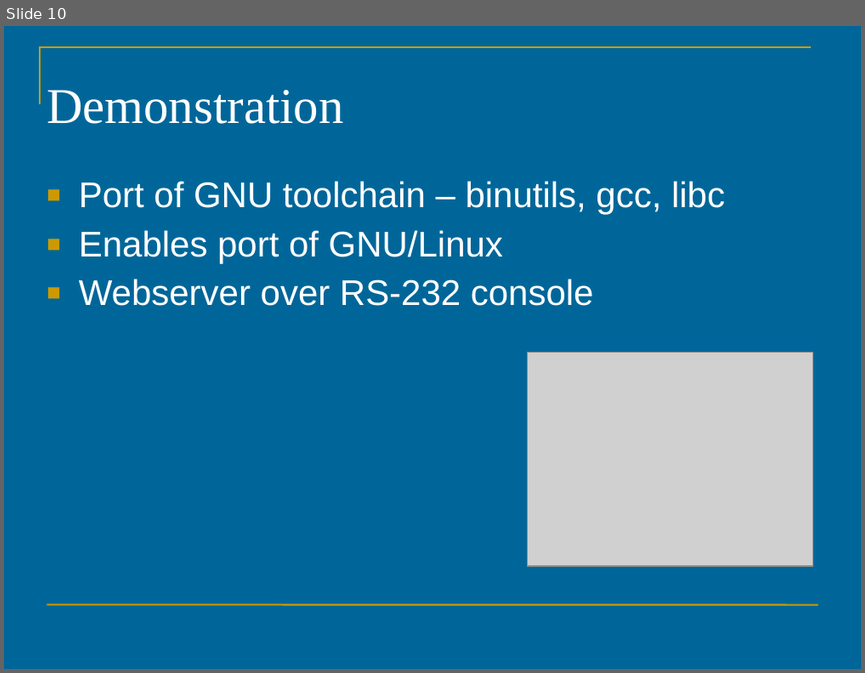
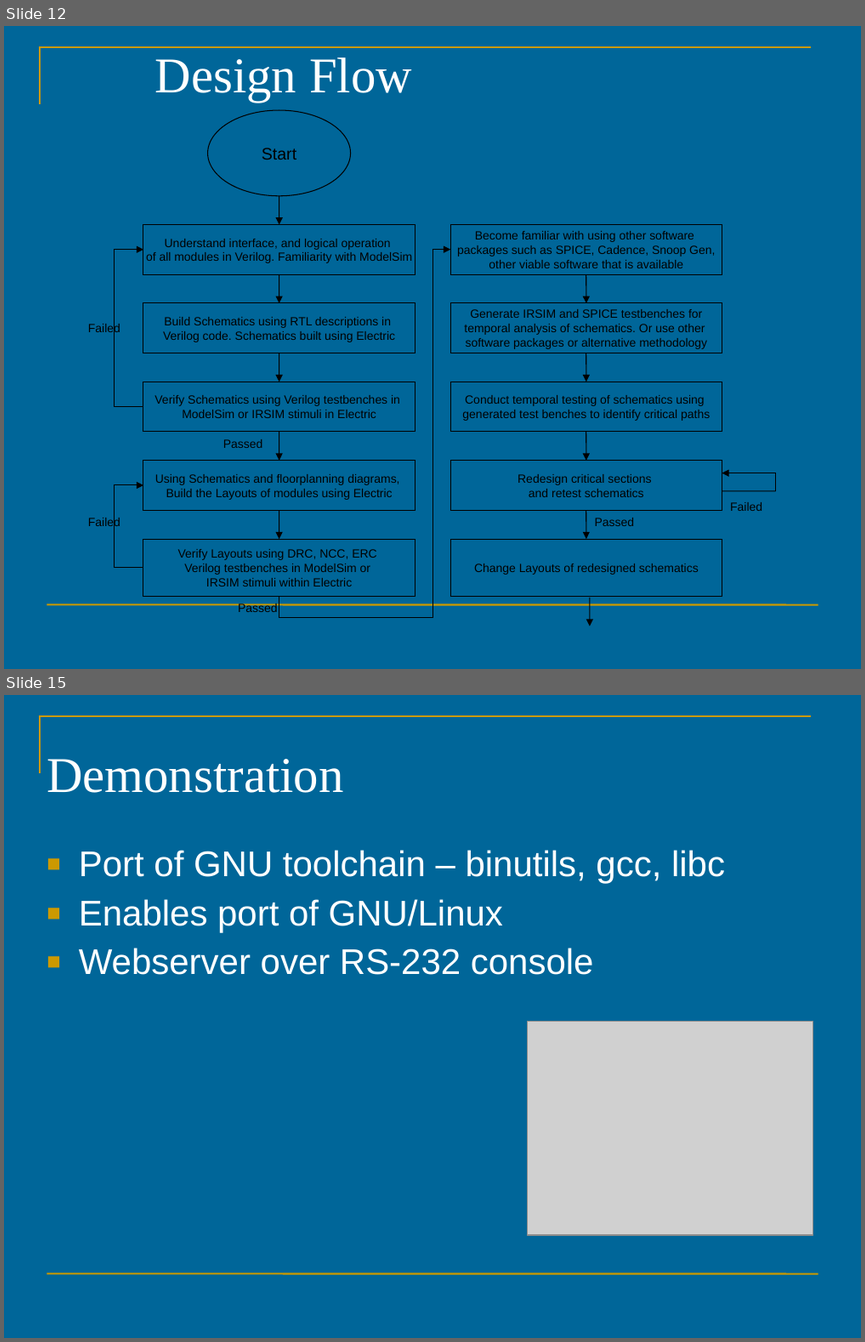
Before and after one commit to maikmerten/hmc-mips, a slide deck: uoa/doc/proposal-seminar.ppt. Shown one above the other, each under a label of ours: slide 10 before the commit, slides 12 and 15 after it; the slides between them are not shown. The pictures are 865x673 and 865x1342 pixels, drawn with LibreOffice and Linux fonts; fonts in the diff are those of the drawing; grey boxes stand for pictures. Boxes give left, top, right and bottom in pixels: in the first picture for what was removed or moved away, otherwise in the second. Text is boxed around its words. In the diff, an @@ line names an element or a change of style, - is before the commit and + after.

```diff
--- a/uoa/doc/proposal-seminar.ppt
+++ b/uoa/doc/proposal-seminar.ppt
@@ slide 12 added at (4, 26, 861, 669), background #006699; not listed: 2 template elements that a slide beside it also shows @@
@@ title added at (155, 57, 412, 102), 42 pt, text #FFFFFF @@
+Design Flow
@@ ellipse added at (208, 110, 351, 196), outline #000000 0.74 pt, 14 pt, text #000000 @@
+Start
@@ arrow added from (279, 196) to (279, 225), #000000 0.74 pt @@
@@ rectangle added at (143, 225, 415, 274), outline #000000 0.74 pt, 10 pt, text #000000 @@
+Understand interface, and logical operation
+of all modules in Verilog. Familiarity with ModelSim
@@ rectangle added at (450, 225, 722, 274), outline #000000 0.74 pt, 10 pt, text #000000 @@
+Become familiar with using other software
+packages such as SPICE, Cadence, Snoop Gen,
+other viable software that is available
@@ elbow arrow added from (143, 407) to (143, 250), #000000 0.74 pt @@
@@ elbow arrow added from (279, 596) to (450, 250), #000000 0.74 pt @@
@@ arrow added from (279, 274) to (279, 303), #000000 0.74 pt @@
@@ arrow added from (585, 274) to (585, 303), #000000 0.74 pt @@
@@ rectangle added at (143, 303, 415, 352), outline #000000 0.74 pt, 10 pt, text #000000 @@
+Build Schematics using RTL descriptions in
+Verilog code. Schematics built using Electric
@@ rectangle added at (450, 303, 722, 352), outline #000000 0.74 pt, 10 pt, text #000000 @@
+Generate IRSIM and SPICE testbenches for
+temporal analysis of schematics. Or use other
+software packages or alternative methodology
@@ text added at (88, 322, 120, 335), 10 pt, text #000000 @@
+Failed
@@ arrow added from (279, 353) to (279, 381), #000000 0.74 pt @@
@@ arrow added from (585, 353) to (585, 381), #000000 0.74 pt @@
@@ rectangle added at (143, 381, 415, 431), outline #000000 0.74 pt, 10 pt, text #000000 @@
+Verify Schematics using Verilog testbenches in
+ModelSim or IRSIM stimuli in Electric
@@ rectangle added at (450, 381, 722, 431), outline #000000 0.74 pt, 10 pt, text #000000 @@
+Conduct temporal testing of schematics using
+generated test benches to identify critical paths
@@ arrow added from (279, 431) to (279, 460), #000000 0.74 pt @@
@@ arrow added from (585, 431) to (585, 460), #000000 0.74 pt @@
@@ text added at (223, 439, 263, 448), 10 pt, text #000000 @@
+Passed
@@ rectangle added at (143, 460, 415, 510), outline #000000 0.74 pt, 10 pt, text #000000 @@
+Using Schematics and floorplanning diagrams,
+Build the Layouts of modules using Electric
@@ rectangle added at (450, 460, 722, 510), outline #000000 0.74 pt, 10 pt, text #000000 @@
+Redesign critical sections
+and retest schematics
@@ elbow arrow added from (776, 490) to (722, 472), #000000 0.74 pt @@
@@ elbow arrow added from (143, 567) to (143, 485), #000000 0.74 pt @@
@@ line added from (722, 491) to (776, 491), #000000 0.74 pt @@
@@ text added at (730, 502, 762, 510), 10 pt, text #000000 @@
+Failed
@@ text added at (88, 516, 120, 529), 10 pt, text #000000 @@
+Failed
@@ arrow added from (279, 510) to (279, 539), #000000 0.74 pt @@
@@ arrow added from (585, 510) to (585, 539), #000000 0.74 pt @@
@@ text added at (595, 517, 635, 526), 10 pt, text #000000 @@
+Passed
@@ rectangle added at (143, 539, 415, 596), outline #000000 0.74 pt, 10 pt, text #000000 @@
+Verify Layouts using DRC, NCC, ERC
+Verilog testbenches in ModelSim or
+IRSIM stimuli within Electric
@@ rectangle added at (450, 539, 722, 596), outline #000000 0.74 pt, 10 pt, text #000000 @@
+Change Layouts of redesigned schematics
@@ text added at (238, 603, 278, 612), 10 pt, text #000000 @@
+Passed
@@ arrow added from (589, 597) to (589, 626), #000000 0.74 pt @@
@@ what was slide 10 is now slide 15 @@
```
Also in this commit, not shown: 5 other slides added, 1 slide removed.
